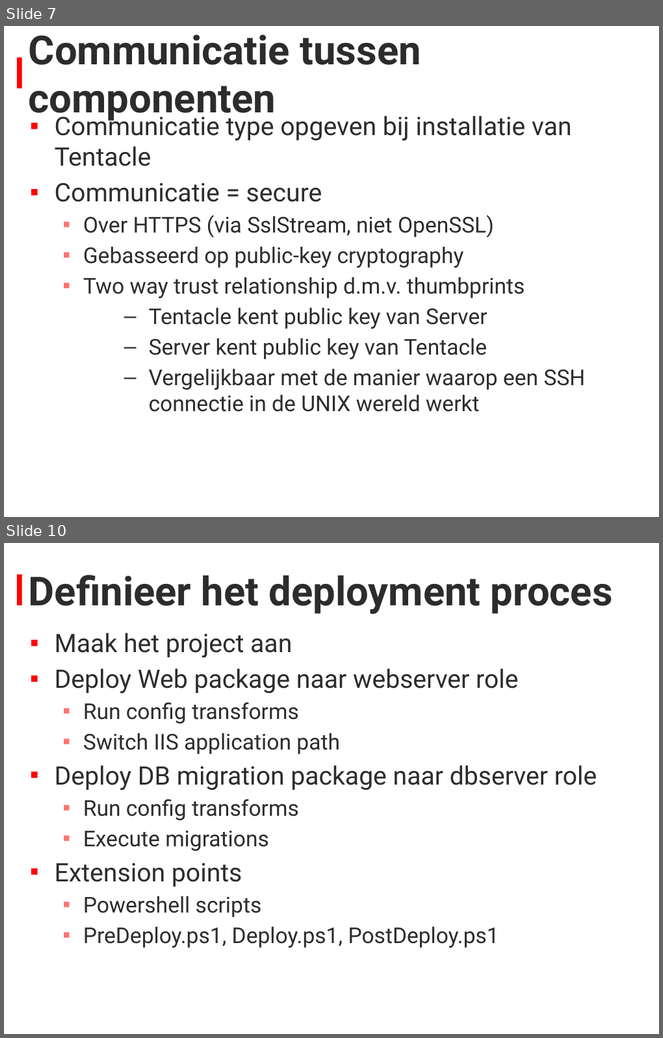
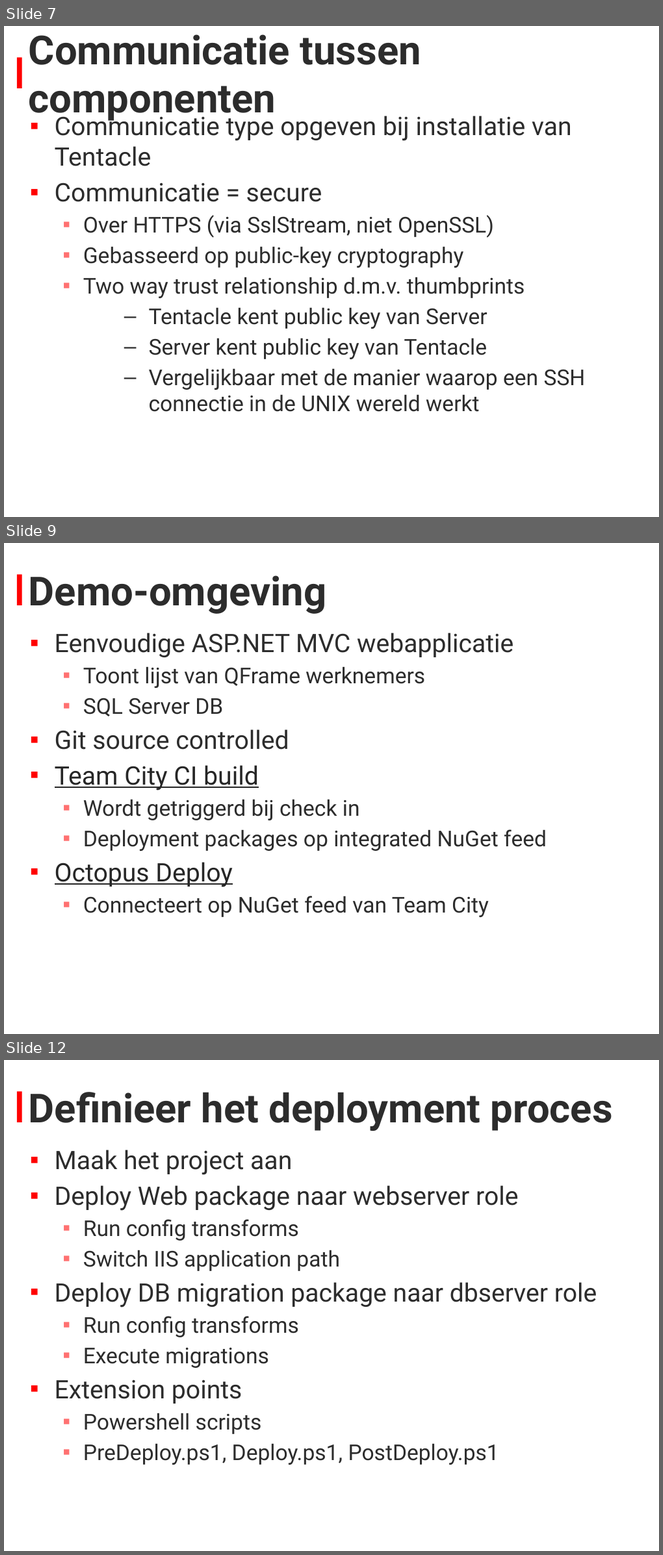
Before and after one commit to stevenlauwers22/OctopusDeploy.Bootcamp, a slide deck: Presentatie.pptx. Shown one above the other, each under a label of ours: slides 7 and 10 before the commit, slides 7, 9 and 12 after it; the slides between them are not shown. The pictures are 663x1038 and 663x1555 pixels, drawn with LibreOffice and Linux fonts; fonts in the diff are those of the drawing; background and template pictures are left out. Boxes give left, top, right and bottom in pixels: in the first picture for what was removed or moved away, otherwise in the second. Text is boxed around its words. In the diff, an @@ line names an element or a change of style, - is before the commit and + after.

```diff
--- a/Presentatie.pptx
+++ b/Presentatie.pptx
@@ slide 9 added at (4,543,659,1034), background #FFFFFF; not listed: 1 template element that a slide beside it also shows @@
@@ title added at (29,575,327,614), 44 pt, text #2C2C2C, bold @@
+Demo-omgeving
@@ text added at (55,633,547,917), 24 pt, text #2C2C2C @@
+▪ Eenvoudige ASP.NET MVC webapplicatie
+  ▪ Toont lijst van QFrame werknemers
+  ▪ SQL Server DB
+▪ Git source controlled
+▪ Team City CI build
+  ▪ Wordt getriggerd bij check in
+  ▪ Deployment packages op integrated NuGet feed
+▪ Octopus Deploy
+  ▪ Connecteert op NuGet feed van Team City
@@ what was slide 10 is now slide 12 @@
```
Also in this commit, not shown: 4 slides changed, 2 other slides added, 1 other file.
